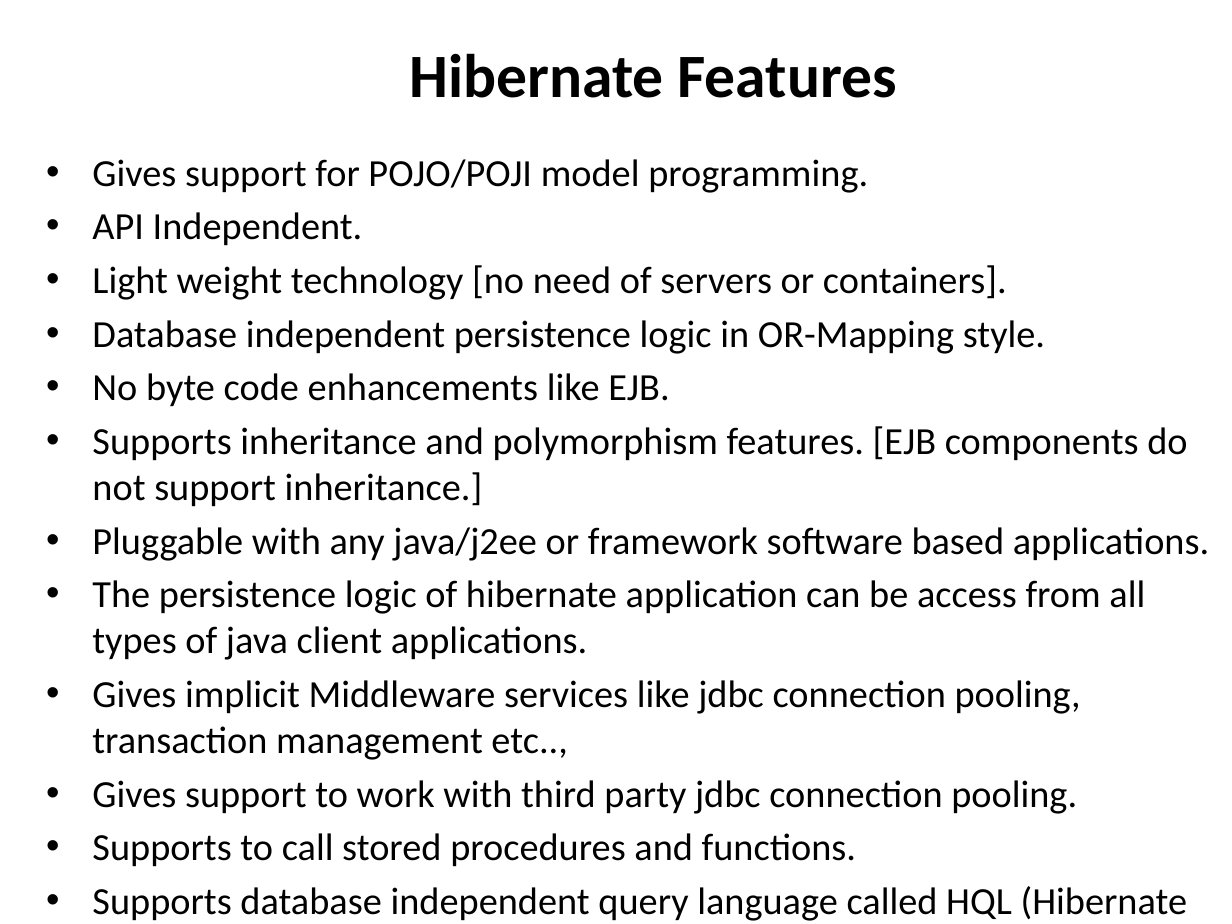
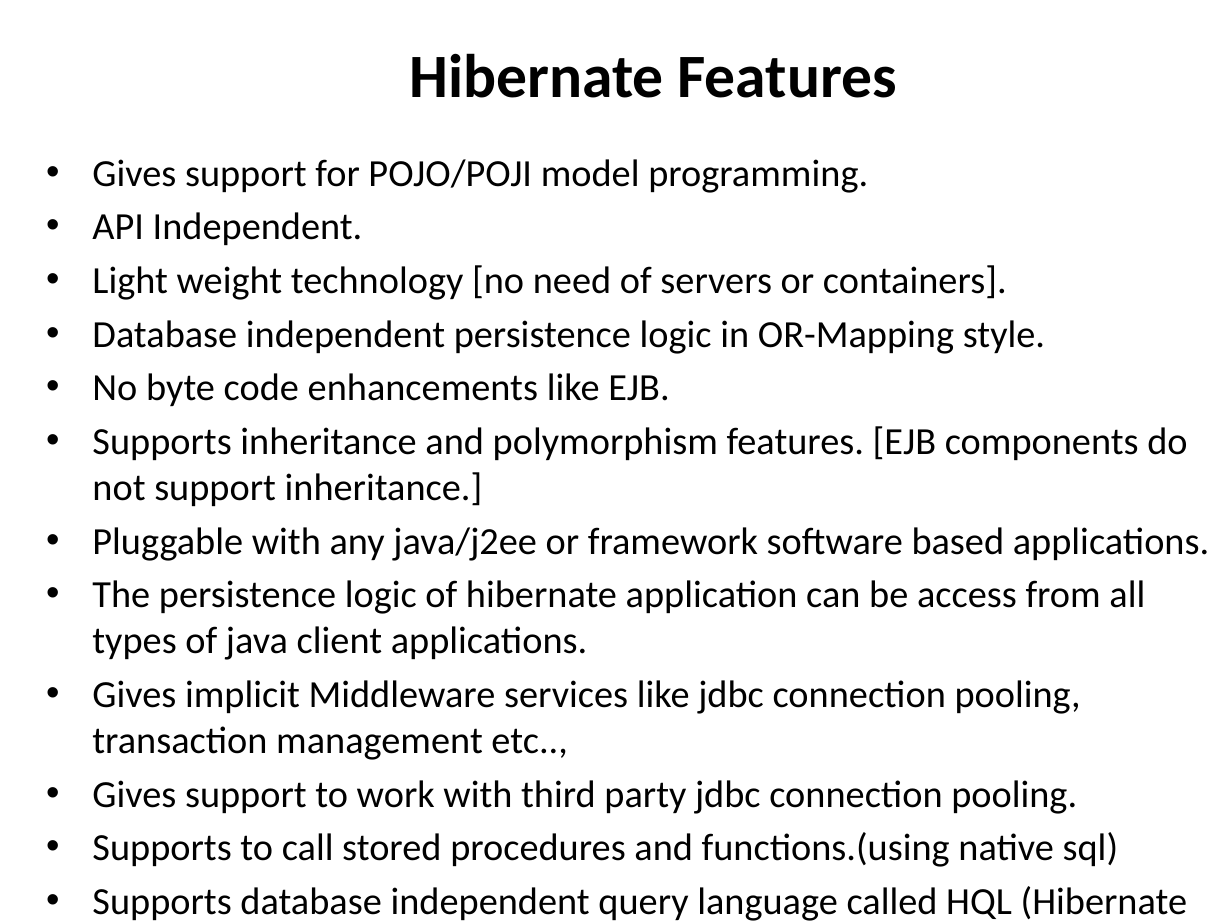
Before and after one commit to richardsforu/hibernate-adm, a slide deck: slide 11 of ppts/Hibernate.pptx. Drawn at 1232x924 pixels with LibreOffice and Linux fonts; fonts in the diff are those of the drawing. Boxes give left, top, right and bottom in pixels: in the first picture for what was removed or moved away, otherwise in the second. Text is boxed around its words. In the diff, an @@ line names an element or a change of style, - is before the commit and + after.

```diff
--- a/ppts/Hibernate.pptx
+++ b/ppts/Hibernate.pptx
@@ text at (x1=92, y1=832, x2=1118, y2=867): text changed @@
-• Supports to call stored procedures and functions.
+• Supports to call stored procedures and functions.(using native sql)
```
Also in this commit, not shown: 5 other slides changed, 18 other files.
